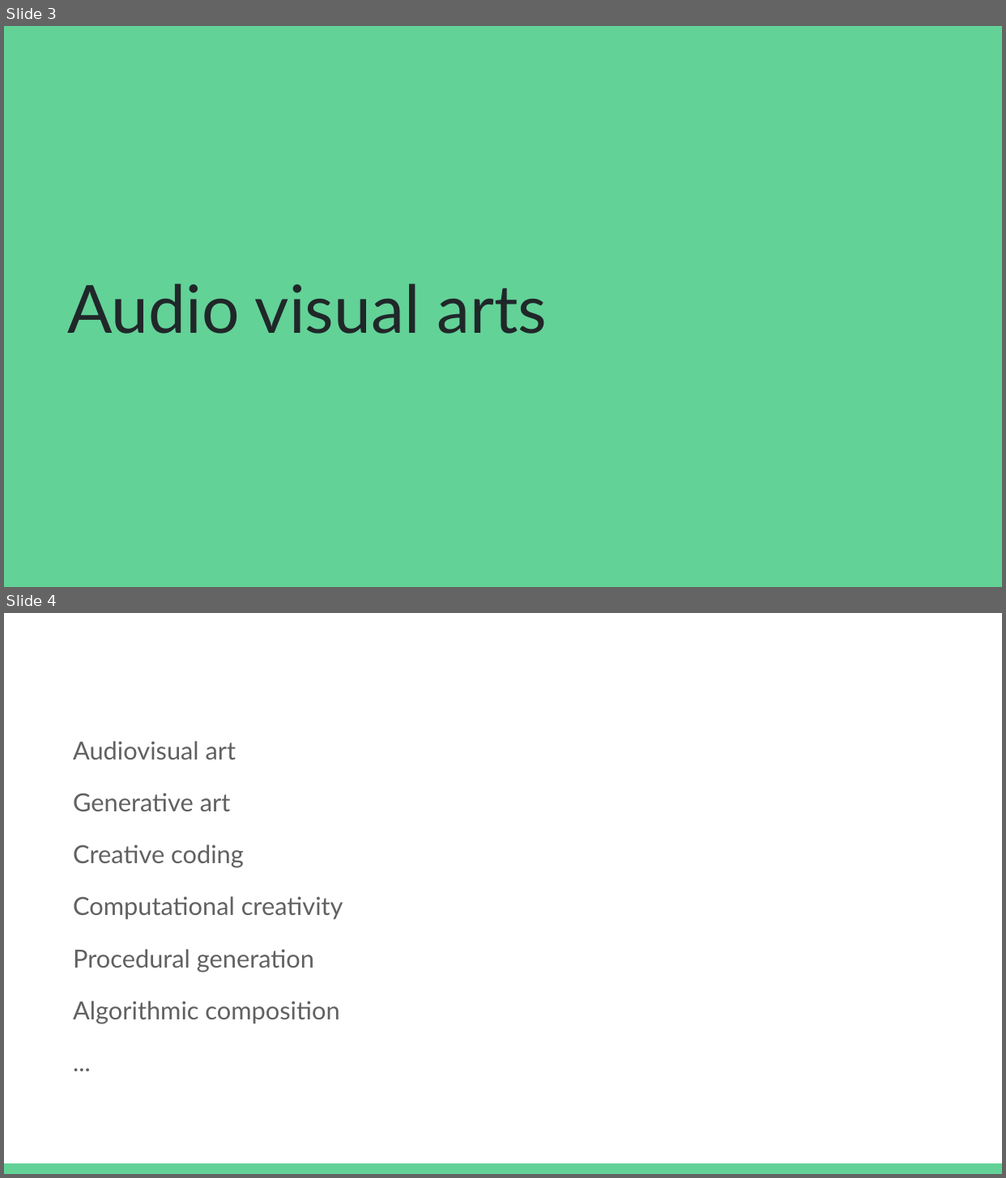
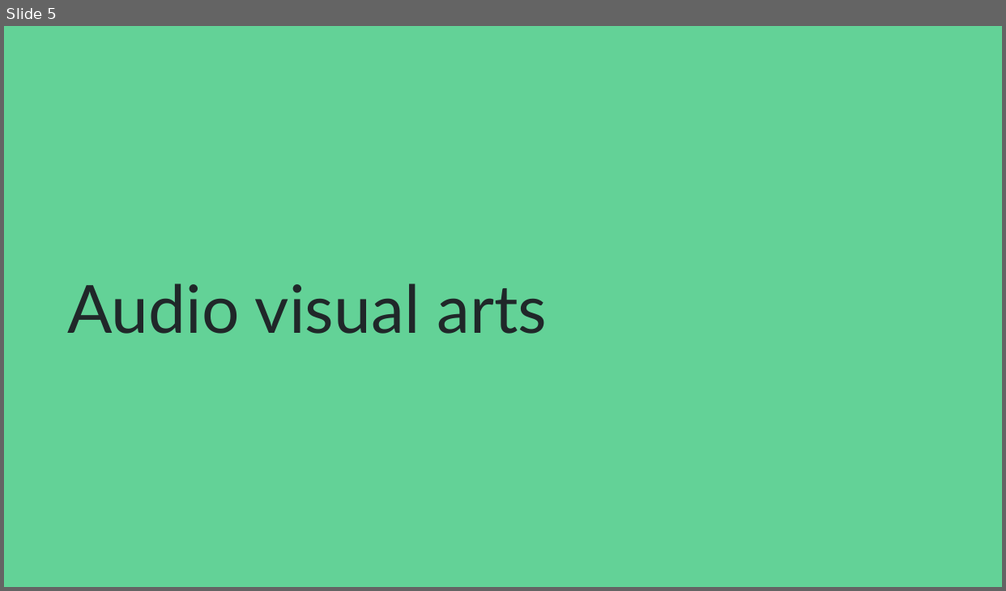
Before and after one commit to jbat100/sonosthesia-website, a slide deck: documents/presentation_2017.odp. Shown one above the other, each under a label of ours: slides 3 and 4 before the commit, slide 5 after it. The pictures are 1006x1178 and 1006x591 pixels, drawn with LibreOffice and Linux fonts; fonts in the diff are those of the drawing. Boxes give left, top, right and bottom in pixels: in the first picture for what was removed or moved away, otherwise in the second. Text is boxed around its words. In the diff, an @@ line names an element or a change of style, - is before the commit and + after.

```diff
--- a/documents/presentation_2017.odp
+++ b/documents/presentation_2017.odp
@@ slide 4 removed at [4, 613, 1002, 1174], background #FFFFFF @@
@@ text removed at [73, 741, 343, 1024] @@
-Audiovisual art
-Generative art
-Creative coding
-Computational creativity
-Procedural generation
-Algorithmic composition
-...
@@ rectangle removed at [4, 1164, 1002, 1174] @@
@@ what was slide 3 is now slide 5 @@
```
Also in this commit, not shown: 4 slides changed, 8 slides added, 1 other slide removed.
